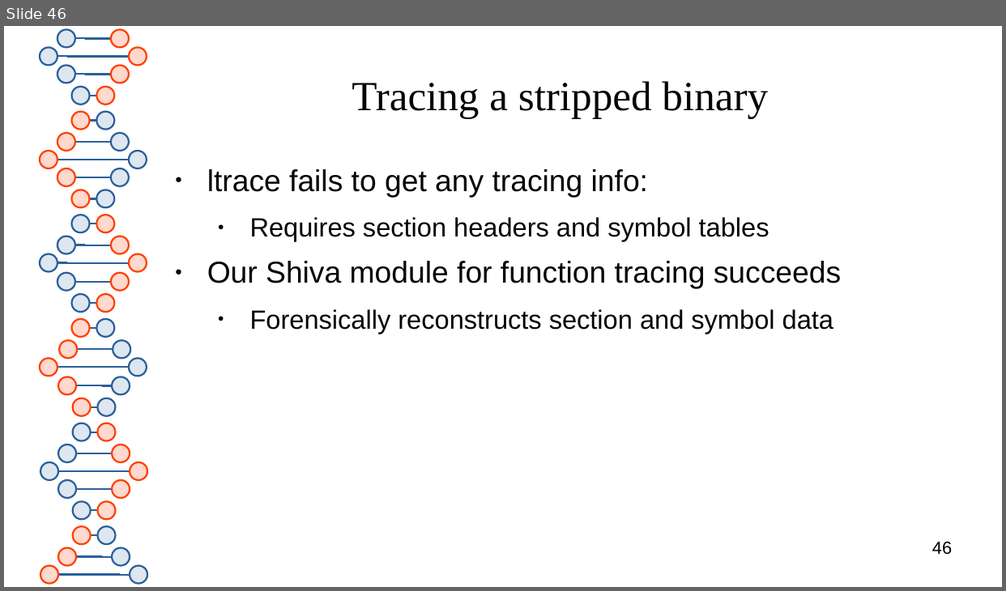
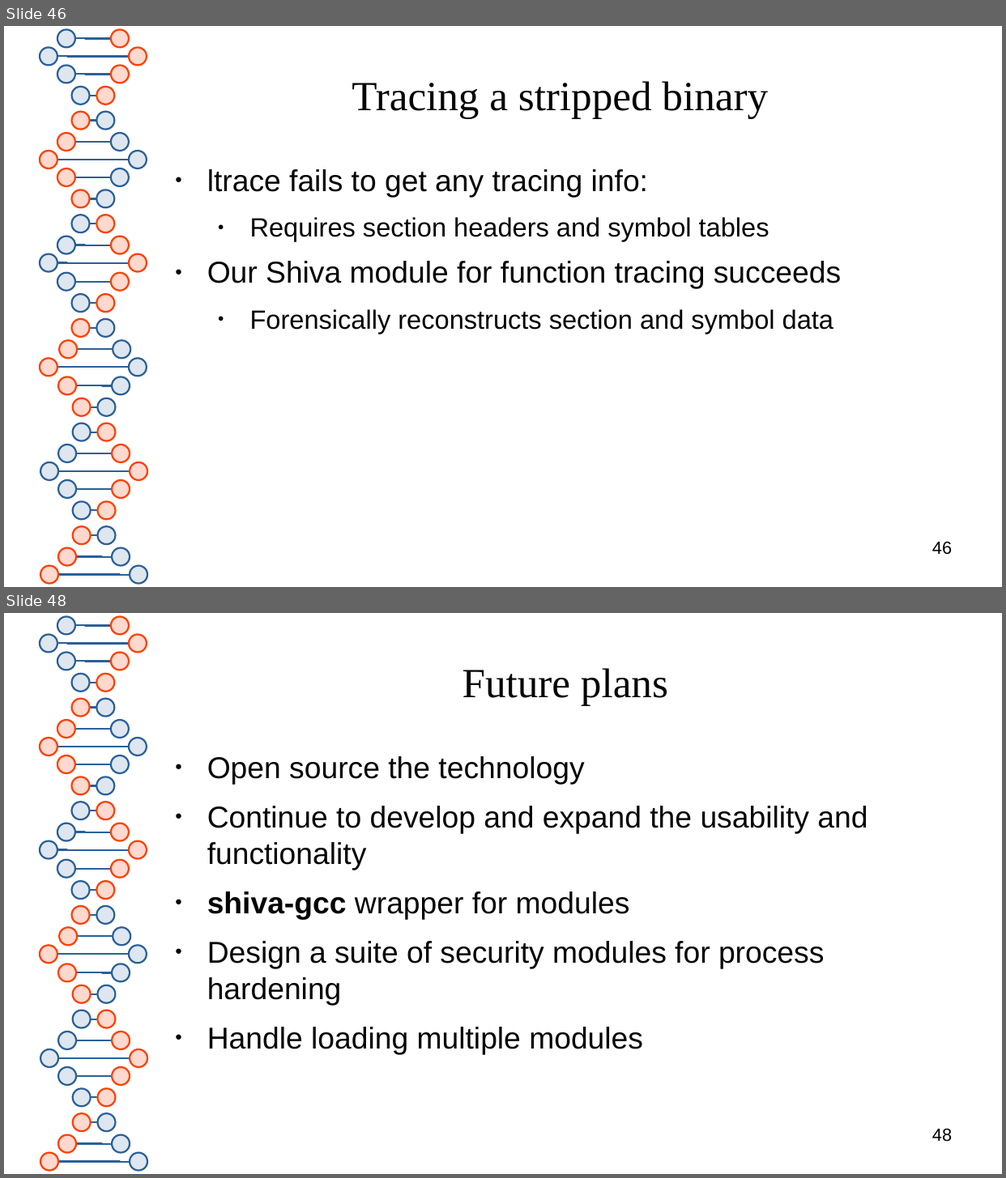
Before and after one commit to advanced-microcode-patching/shiva, a slide deck: presentation/shiva_runtime.odp. Shown one above the other, each under a label of ours: slide 46 before the commit, slides 46 and 48 after it; the slides between them are not shown. The pictures are 1006x591 and 1006x1178 pixels, drawn with LibreOffice and Linux fonts; fonts in the diff are those of the drawing. Boxes give left, top, right and bottom in pixels: in the first picture for what was removed or moved away, otherwise in the second. Text is boxed around its words. In the diff, an @@ line names an element or a change of style, - is before the commit and + after.

```diff
--- a/presentation/shiva_runtime.odp
+++ b/presentation/shiva_runtime.odp
@@ slide 48 added at (4,613,1002,1174), background #FFFFFF; not listed: 81 template elements that a slide beside it also shows @@
@@ title added at (462,668,668,705), 33 pt, text #050505 @@
+Future plans
@@ text added at (207,756,867,1055), 24 pt, text #050505 @@
+● Open source the technology
+● Continue to develop and expand the usability and functionality
+● shiva-gcc wrapper for modules
+● Design a suite of security modules for process hardening
+● Handle loading multiple modules
@@ page number added at (932,1129,952,1142), 14 pt, text #000000 @@
+48
```
Also in this commit, not shown: 5 slides changed, 4 other slides added, 1 slide removed, 1 other file.
